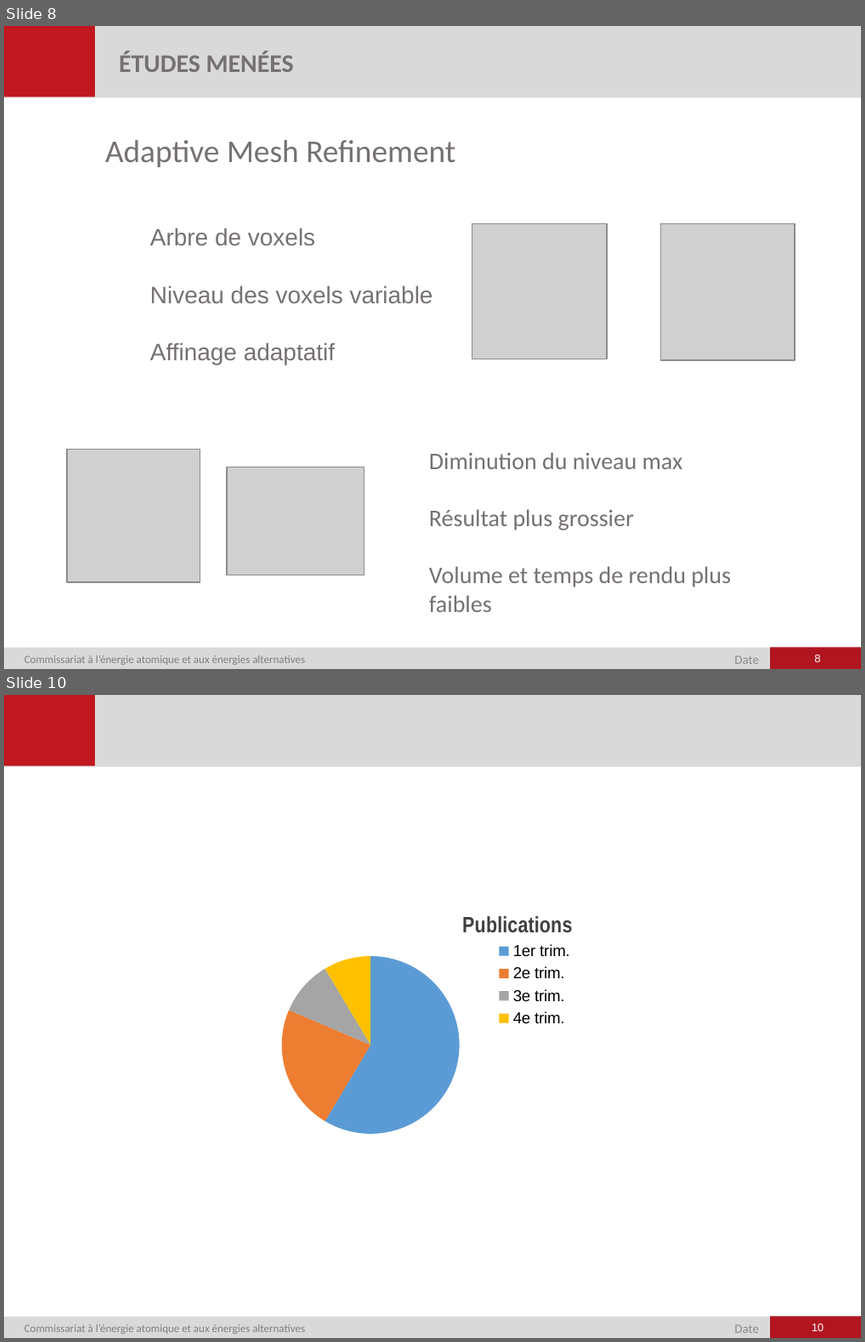
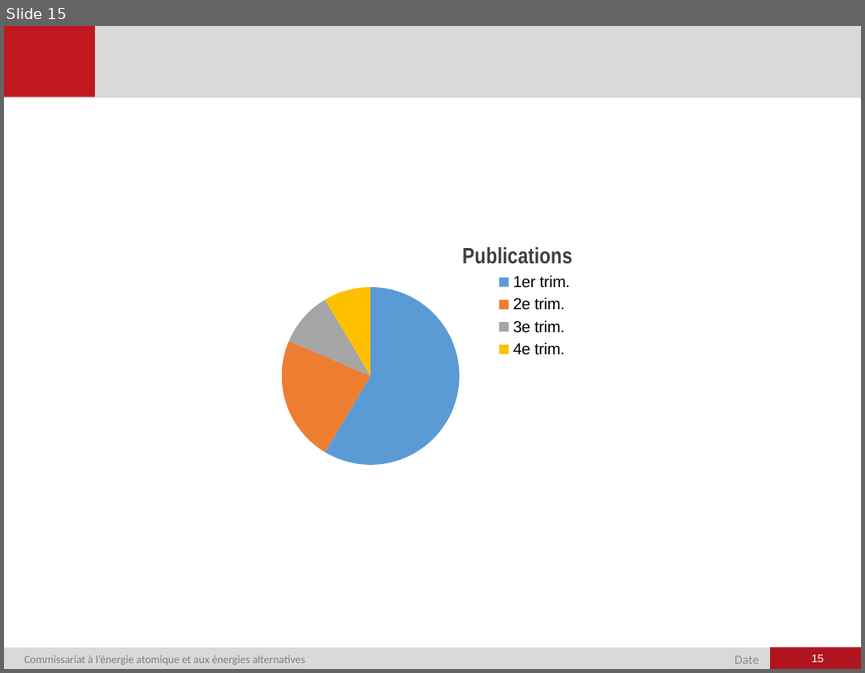
Before and after one commit to RocheAntoine/RapportStageM1, a slide deck: Présentation.pptx. Shown one above the other, each under a label of ours: slides 8 and 10 before the commit, slide 15 after it; the slides between them are not shown. The pictures are 865x1342 and 865x673 pixels, drawn with LibreOffice and Linux fonts; fonts in the diff are those of the drawing; grey boxes stand for pictures; background and template pictures are left out. Boxes give left, top, right and bottom in pixels: in the first picture for what was removed or moved away, otherwise in the second. Text is boxed around its words. In the diff, an @@ line names an element or a change of style, - is before the commit and + after.

```diff
--- a/Présentation.pptx
+++ b/Présentation.pptx
@@ slide 8 removed at [4, 26, 861, 669], background #FFFFFF; not listed: 6 template elements that a slide beside it also shows @@
@@ text removed at [119, 51, 294, 72] @@
-ÉTUDES MENÉES
@@ text removed at [105, 140, 455, 167] @@
-Adaptive Mesh Refinement
@@ text removed at [150, 227, 433, 364] @@
-Arbre de voxels
-Niveau des voxels variable
-Affinage adaptatif
@@ picture removed at [472, 224, 606, 358] @@
@@ picture removed at [661, 224, 794, 359] @@
@@ picture removed at [67, 448, 200, 583] @@
@@ text removed at [429, 452, 731, 612] @@
-Diminution du niveau max
-Résultat plus grossier
-Volume et temps de rendu plus faibles
@@ picture removed at [227, 467, 364, 574] @@
@@ page number removed at [814, 654, 820, 662] @@
-8
@@ what was slide 10 is now slide 15 @@
@@ page number at [812, 654, 823, 662]: text changed @@
-10
+15
```
Also in this commit, not shown: 7 slides changed, 7 slides added, 1 other slide removed.
